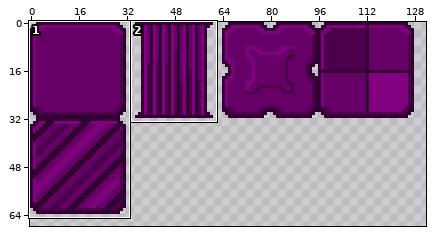
File history of a pixel-art file, assets/sprites/aseprite/tileset.aseprite. Above: a wide view before the commit, with the close-up outlined.
Close-up. Old version:
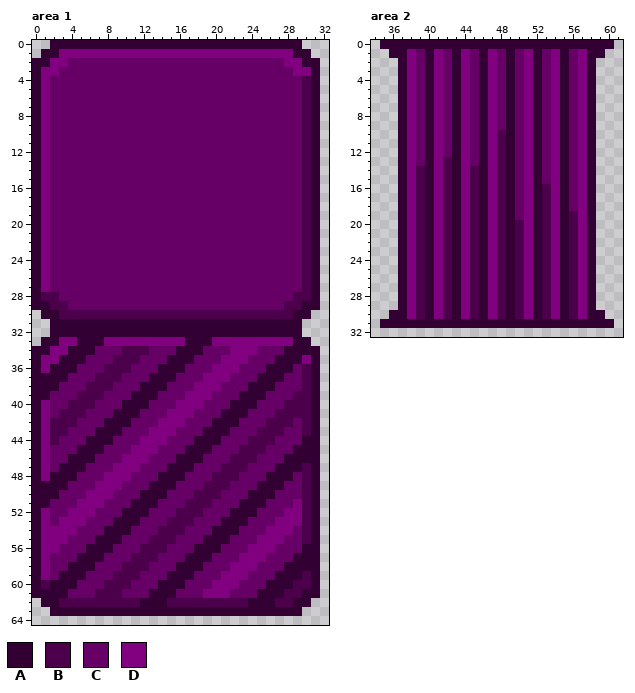
320x320 pixels, 1 frame. Shown: area 1: x 0..32, y 0..64; area 2: x 34..61, y 0..32. The wide view leaves out empty margins. The commit also changed other parts of the picture, which this record leaves out.
Palette (. is transparent): A #330033  B #4c004c  C #660066  D #800080
Pixels before, area 1, first column x 0:
 0 ..AAAAAAAAAAAAAAAAAAAAAAAAAAAA..
 1 .AADDDDDDDDDDDDDDDDDDDDDDDDDDAA.
 2 AADDCCCCCCCCCCCCCCCCCCCCCCCCDDAA
 3 ADDCCCCCCCCCCCCCCCCCCCCCCCCCCDDA
 4 ADCCCCCCCCCCCCCCCCCCCCCCCCCCCCBA
 5 ADCCCCCCCCCCCCCCCCCCCCCCCCCCCCBA
 6 ADCCCCCCCCCCCCCCCCCCCCCCCCCCCCBA
 7 ADCCCCCCCCCCCCCCCCCCCCCCCCCCCCBA
 8 ADCCCCCCCCCCCCCCCCCCCCCCCCCCCCBA
 9 ADCCCCCCCCCCCCCCCCCCCCCCCCCCCCBA
10 ADCCCCCCCCCCCCCCCCCCCCCCCCCCCCBA
11 ADCCCCCCCCCCCCCCCCCCCCCCCCCCCCBA
12 ADCCCCCCCCCCCCCCCCCCCCCCCCCCCCBA
13 ADCCCCCCCCCCCCCCCCCCCCCCCCCCCCBA
14 ADCCCCCCCCCCCCCCCCCCCCCCCCCCCCBA
15 ADCCCCCCCCCCCCCCCCCCCCCCCCCCCCBA
16 ADCCCCCCCCCCCCCCCCCCCCCCCCCCCCBA
17 ADCCCCCCCCCCCCCCCCCCCCCCCCCCCCBA
18 ADCCCCCCCCCCCCCCCCCCCCCCCCCCCCBA
19 ADCCCCCCCCCCCCCCCCCCCCCCCCCCCCBA
20 ADCCCCCCCCCCCCCCCCCCCCCCCCCCCCBA
21 ADCCCCCCCCCCCCCCCCCCCCCCCCCCCCBA
22 ADCCCCCCCCCCCCCCCCCCCCCCCCCCCCBA
23 ADCCCCCCCCCCCCCCCCCCCCCCCCCCCCBA
24 ADCCCCCCCCCCCCCCCCCCCCCCCCCCCCBA
25 ADCCCCCCCCCCCCCCCCCCCCCCCCCCCCBA
26 ADCCCCCCCCCCCCCCCCCCCCCCCCCCCCBA
27 ADCCCCCCCCCCCCCCCCCCCCCCCCCCCCBA
28 ABBCCCCCCCCCCCCCCCCCCCCCCCCCCBBA
29 AABBCCCCCCCCCCCCCCCCCCCCCCCCBBAA
30 .AABBBBBBBBBBBBBBBBBBBBBBBBBBAA.
31 ..AAAAAAAAAAAAAAAAAAAAAAAAAAAA..
32 ..AAAAAAAAAAAAAAAAAAAAAAAAAAAA..
33 .AADDAAADDDDDDDDDAAADDDDDDDDDAA.
34 AADDAAACCCBBBCCCAAACCCDDDCCCAAAA
35 ADDAAACCCBBBCCCAAACCCDDDCCCAAADA
36 ADAAACCCBBBCCCAAACCCDDDCCCAAACBA
37 AAAACCCBBBCCCAAACCCDDDCCCAAACCBA
38 AAACCCBBBCCCAAACCCDDDCCCAAACCCBA
39 AACCCBBBCCCAAACCCDDDCCCAAACCCBBA
40 ADCCBBBCCCAAACCCDDDCCCAAACCCBBBA
41 ADCBBBCCCAAACCCDDDCCCAAACCCBBBBA
42 ADBBBCCCAAACCCDDDCCCAAACCCBBBCBA
43 ADBBCCCAAACCCDDDCCCAAACCCBBBCCBA
44 ADBCCCAAACCCDDDCCCAAACCCBBBCCCAA
45 ADCCCAAACCCDDDCCCAAACCCBBBCCCAAA
46 ADCCAAACCCDDDCCCAAACCCBBBCCCAAAA
47 ADCAAACCCDDDCCCAAACCCBBBCCCAAABA
48 ADAAACCCDDDCCCAAACCCBBBCCCAAACBA
49 AAAACCCDDDCCCAAACCCBBBCCCAAACCBA
50 AAACCCDDDCCCAAACCCBBBCCCAAACCCBA
51 AACCCDDDCCCAAACCCBBBCCCAAACCCDBA
52 ADCCDDDCCCAAACCCBBBCCCAAACCCDDBA
53 ADCDDDCCCAAACCCBBBCCCAAACCCDDDBA
54 ADDDDCCCAAACCCBBBCCCAAACCCDDDCBA
55 ADDDCCCAAACCCBBBCCCAAACCCDDDCCBA
56 ADDCCCAAACCCBBBCCCAAACCCDDDCCCAA
57 ADCCCAAACCCBBBCCCAAACCCDDDCCCAAA
58 ADCCAAACCCBBBCCCAAACCCDDDCCCAAAA
59 ADCAAACCCBBBCCCAAACCCDDDCCCAAABA
60 ABAAACCCBBBCCCAAACCCDDDCCCAAABBA
61 AAAACCCBBBCCCAAACCCDDDCCCAAABBAA
62 .AABBBBBBBBBAAABBBBBBBBBAAABBAA.
63 ..AAAAAAAAAAAAAAAAAAAAAAAAAAAA..
Pixels before, area 2, first column x 35:
 0 AAAAAAAAAAAAAAAAAAAAAAAAAA
 1 .AADCADCADCADCACDACDACDAA.
 2 ..ADCADCADCADCACDACDACDA..
 3 ..ADCADCADCADCACDACDACDA..
 4 ..ADCADCADCADCACDACDACDA..
 5 ..ADCADCADCADCACDACDACDA..
 6 ..ADCADCADCADCACDACDACDA..
 7 ..ADCADCADCADCACDACDACDA..
 8 ..ADCADCADCADCACDACDACDA..
 9 ..ADCADCADCADCACDACDACDA..
10 ..ADCADCADCADBACDACDACDA..
11 ..ADCADCADCADBACDACDACDA..
12 ..ADCADCADCADBACDACDACDA..
13 ..ADCADBADCADBACDACDACDA..
14 ..ADBADBADBADBACDACDACDA..
15 ..ADBADBADBADBACDACDACDA..
16 ..ADBADBADBADBACDABDACDA..
17 ..ADBADBADBADBACDABDACDA..
18 ..ADBADBADBADBACDABDACDA..
19 ..ADBADBADBADBACDABDABDA..
20 ..ADBADBADBADBABDABDABDA..
21 ..ADBADBADBADBABDABDABDA..
22 ..ADBADBADBADBABDABDABDA..
23 ..ADBADBADBADBABDABDABDA..
24 ..ADBADBADBADBABDABDABDA..
25 ..ADBADBADBADBABDABDABDA..
26 ..ADBADBADBADBABDABDABDA..
27 ..ADBADBADBADBABDABDABDA..
28 ..ADBADBADBADBABDABDABDA..
29 ..ADBADBADBADBABDABDABDA..
30 .AADBADBADBADBABDABDABDAA.
31 AAAAAAAAAAAAAAAAAAAAAAAAAA
The same view after the edit:
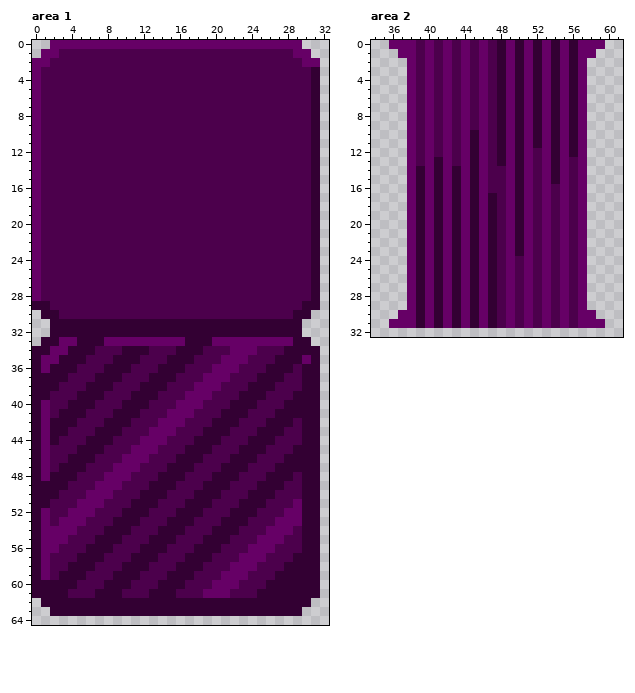
Diff:
Changed rows in their new state; - is an unchanged pixel.
Area 1:
first column x 0:
 0 --CCCCCCCCCCCCCCCCCCCCCCCCCCCC--
 1 -CCBBBBBBBBBBBBBBBBBBBBBBBBBBCC-
 2 CCBBBBBBBBBBBBBBBBBBBBBBBBBBBBCC
 3 CBBBBBBBBBBBBBBBBBBBBBBBBBBBBBB-
 4 CBBBBBBBBBBBBBBBBBBBBBBBBBBBBB--
 5 CBBBBBBBBBBBBBBBBBBBBBBBBBBBBB--
 6 CBBBBBBBBBBBBBBBBBBBBBBBBBBBBB--
 7 CBBBBBBBBBBBBBBBBBBBBBBBBBBBBB--
 8 CBBBBBBBBBBBBBBBBBBBBBBBBBBBBB--
 9 CBBBBBBBBBBBBBBBBBBBBBBBBBBBBB--
10 CBBBBBBBBBBBBBBBBBBBBBBBBBBBBB--
11 CBBBBBBBBBBBBBBBBBBBBBBBBBBBBB--
12 CBBBBBBBBBBBBBBBBBBBBBBBBBBBBB--
13 CBBBBBBBBBBBBBBBBBBBBBBBBBBBBB--
14 CBBBBBBBBBBBBBBBBBBBBBBBBBBBBB--
15 CBBBBBBBBBBBBBBBBBBBBBBBBBBBBB--
16 CBBBBBBBBBBBBBBBBBBBBBBBBBBBBB--
17 CBBBBBBBBBBBBBBBBBBBBBBBBBBBBB--
18 CBBBBBBBBBBBBBBBBBBBBBBBBBBBBB--
19 CBBBBBBBBBBBBBBBBBBBBBBBBBBBBB--
20 CBBBBBBBBBBBBBBBBBBBBBBBBBBBBB--
21 CBBBBBBBBBBBBBBBBBBBBBBBBBBBBB--
22 CBBBBBBBBBBBBBBBBBBBBBBBBBBBBB--
23 CBBBBBBBBBBBBBBBBBBBBBBBBBBBBB--
24 CBBBBBBBBBBBBBBBBBBBBBBBBBBBBB--
25 CBBBBBBBBBBBBBBBBBBBBBBBBBBBBB--
26 CBBBBBBBBBBBBBBBBBBBBBBBBBBBBB--
27 CBBBBBBBBBBBBBBBBBBBBBBBBBBBBB--
28 C--BBBBBBBBBBBBBBBBBBBBBBBBBB---
29 ----BBBBBBBBBBBBBBBBBBBBBBBB----
first column x 1:
33 --CC---CCCCCCCCC---CCCCCCCCC--
34 -CC---BBBAAABBB---BBBCCCBBB---
35 CC---BBBAAABBB---BBBCCCBBB---C
36 C---BBBAAABBB---BBBCCCBBB---BA
37 ---BBBAAABBB---BBBCCCBBB---BBA
38 --BBBAAABBB---BBBCCCBBB---BBBA
39 -BBBAAABBB---BBBCCCBBB---BBBAA
40 CBBAAABBB---BBBCCCBBB---BBBAAA
41 CBAAABBB---BBBCCCBBB---BBBAAAA
42 CAAABBB---BBBCCCBBB---BBBAAABA
43 CAABBB---BBBCCCBBB---BBBAAABBA
44 CABBB---BBBCCCBBB---BBBAAABBB-
45 CBBB---BBBCCCBBB---BBBAAABBB--
46 CBB---BBBCCCBBB---BBBAAABBB---
47 CB---BBBCCCBBB---BBBAAABBB---A
48 C---BBBCCCBBB---BBBAAABBB---BA
49 ---BBBCCCBBB---BBBAAABBB---BBA
50 --BBBCCCBBB---BBBAAABBB---BBBA
51 -BBBCCCBBB---BBBAAABBB---BBBCA
52 CBBCCCBBB---BBBAAABBB---BBBCCA
53 CBCCCBBB---BBBAAABBB---BBBCCCA
54 CCCCBBB---BBBAAABBB---BBBCCCBA
55 CCCBBB---BBBAAABBB---BBBCCCBBA
56 CCBBB---BBBAAABBB---BBBCCCBBB-
57 CBBB---BBBAAABBB---BBBCCCBBB--
58 CBB---BBBAAABBB---BBBCCCBBB---
59 CB---BBBAAABBB---BBBCCCBBB---A
60 A---BBBAAABBB---BBBCCCBBB---AA
61 ---BBBAAABBB---BBBCCCBBB---AA-
62 --AAAAAAAAA---AAAAAAAAA---AA--
Area 2:
first column x 35:
 0 .CCCBCBCBCBCB-C-C-C-C-CCC.
 1 -.CCBCB-BCBCBACAC--ACACC.-
 2 --.CBCB-BCBCBACAC--ACAC.--
 3 --.CBCB-BCBCBACAC--ACAC.--
 4 --.CBCB-BCBCBACAC--ACAC.--
 5 --.CBCB-BCBCBACAC--ACAC.--
 6 --.CBCB-BCBCBACAC--ACAC.--
 7 --.CBCB-BCBCBACAC--ACAC.--
 8 --.CBCB-BCBCBACAC--ACAC.--
 9 --.CBCB-BCBCBACAC--ACAC.--
10 --.CBCB-BCACBACAC--ACAC.--
11 --.CBCB-BCACBACAC--ACAC.--
12 --.CBCB-BCACBACACB-ACAC.--
13 --.CBCACBCACBACACB-ACBC.--
14 --.CACAC-CACB-CACB-ACBC.--
15 --.CACAC-CACB-CACB-ACBC.--
16 --.CACAC-CACB-CACBCBCBC.--
17 --.CACAC-CACA-CACBCBCBC.--
18 --.CACAC-CACA-CACBCBCBC.--
19 --.CACAC-CACA-CACBCBC-C.--
20 --.CACAC-CACA-CACBCBC-C.--
21 --.CACAC-CACA-CACBCBC-C.--
22 --.CACAC-CACA-CACBCBC-C.--
23 --.CACAC-CACA-CACBCBC-C.--
24 --.CACAC-CACA-C-CBCBC-C.--
25 --.CACAC-CACA-C-CBCBC-C.--
26 --.CACAC-CACA-C-CBCBC-C.--
27 --.CACAC-CACA-C-CBCBC-C.--
28 --.CACAC-CACA-C-CBCBC-C.--
29 --.CACAC-CACA-C-CBCBC-C.--
30 -.CCACAC-CACA-C-CBCBC-CC.-
31 .CCC-C-C-C-C-BCBCBCBCBCCC.
Boxes around the changes in both close-ups, in picture pixels (x1, y1, x2, y2):
changed: (32, 40, 320, 310)
changed: (41, 337, 311, 607)
changed: (380, 40, 614, 328)
